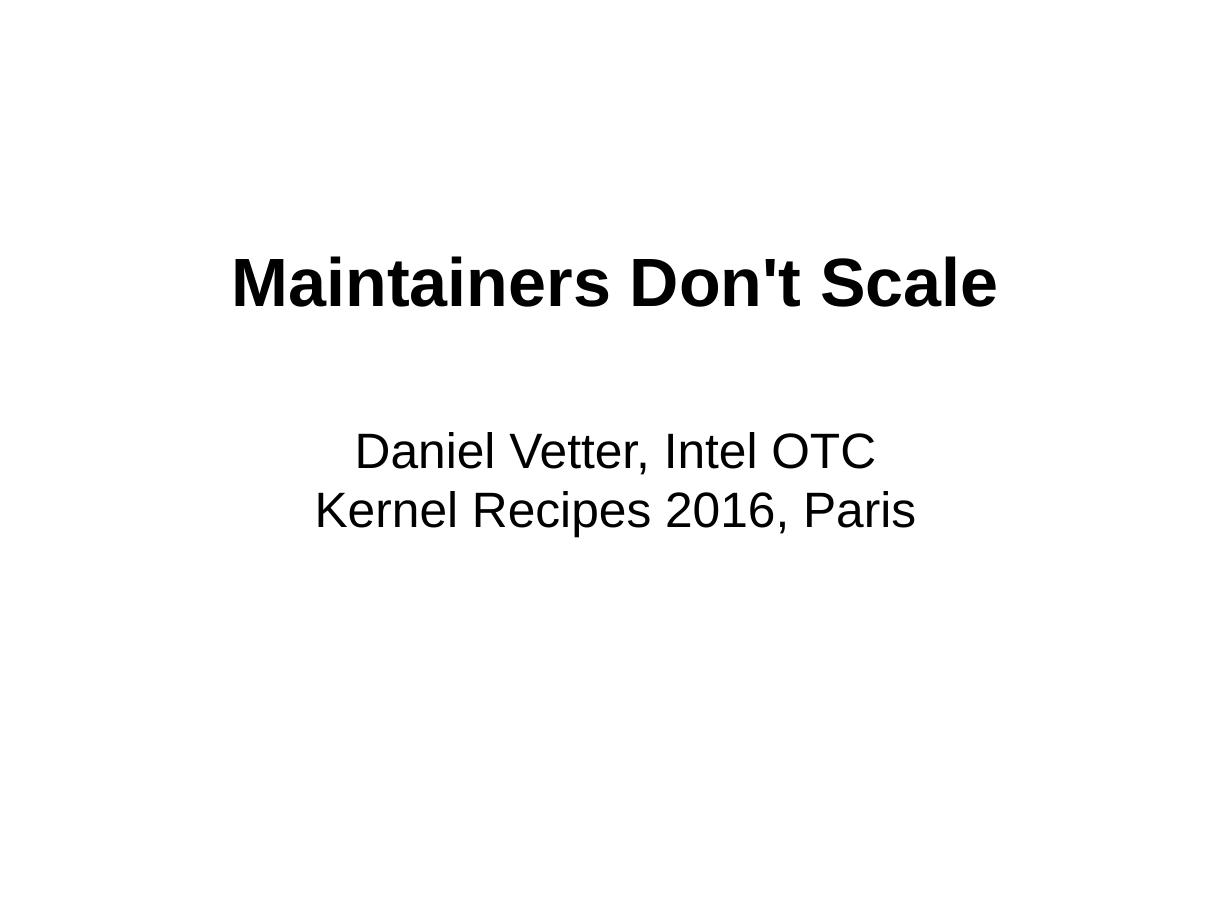
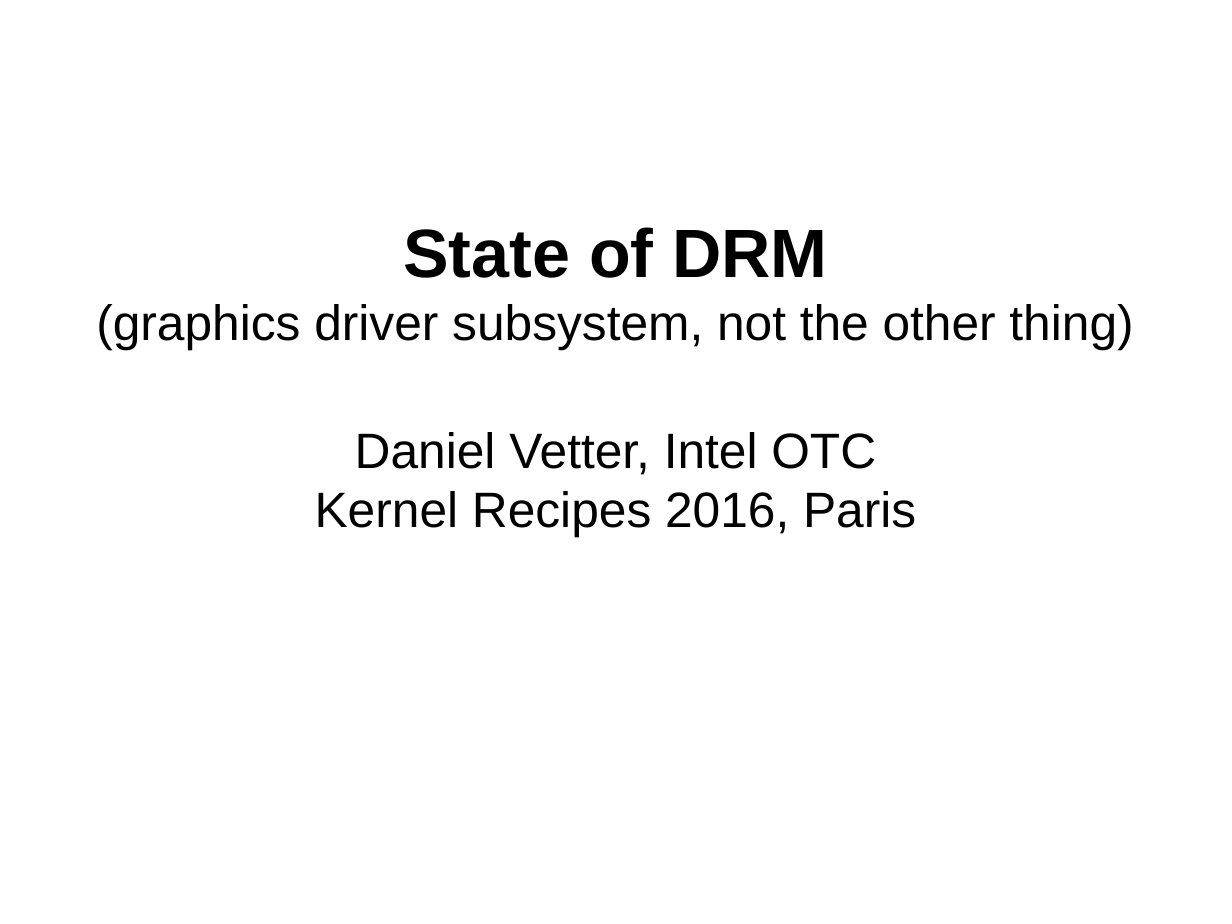
Before and after one commit to danvet/danvet.github.io, a slide deck: slide 1 of slides/kernel-recipes-2016-state-of-drm.odp. Drawn at 1232x924 pixels with LibreOffice and Linux fonts; fonts in the diff are those of the drawing. Boxes give left, top, right and bottom in pixels: in the first picture for what was removed or moved away, otherwise in the second. Text is boxed around its words. In the diff, an @@ line names an element or a change of style, - is before the commit and + after.

```diff
--- a/slides/kernel-recipes-2016-state-of-drm.odp
+++ b/slides/kernel-recipes-2016-state-of-drm.odp
@@ title at bbox=[96, 227, 1133, 349]: text changed; size 44 to 32 pt; bold off @@
-Maintainers Don't Scale
+State of DRM
+(graphics driver subsystem, not the other thing)
```
Also in this commit, not shown: 1 other slide changed, 19 slides added, 10 slides removed, 1 other file.
